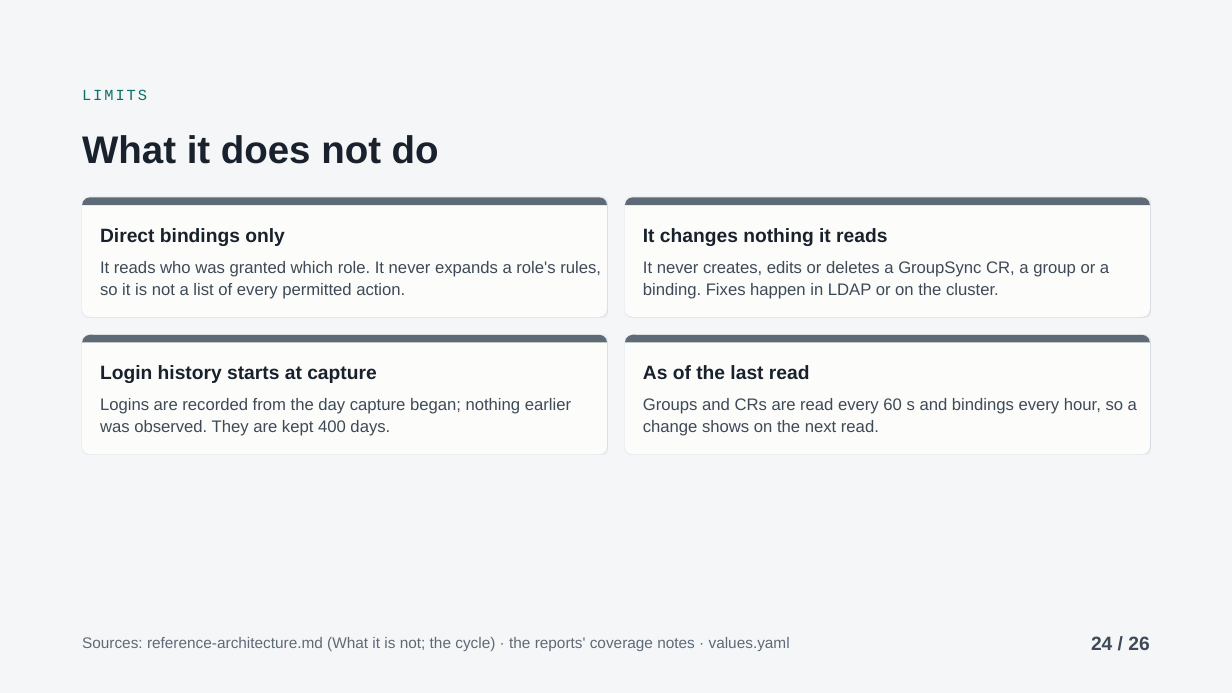
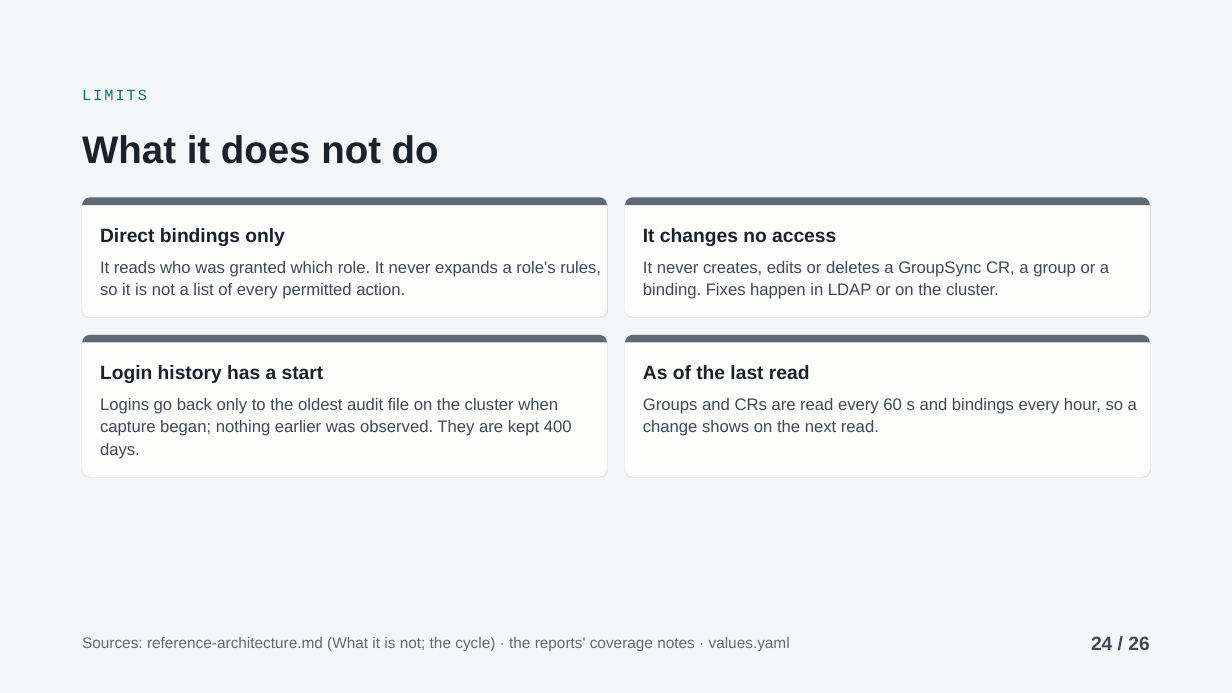
Before and after one commit to ephico2real2/group-sync-dashboard, a slide deck: slide 24 of docs/presentations/access-tracking-intro/deck.pptx. Drawn at 1232x693 pixels with LibreOffice and Linux fonts; fonts in the diff are those of the drawing. Boxes give left, top, right and bottom in pixels: in the first picture for what was removed or moved away, otherwise in the second. Text is boxed around its words. In the diff, an @@ line names an element or a change of style, - is before the commit and + after.

```diff
--- a/docs/presentations/access-tracking-intro/deck.pptx
+++ b/docs/presentations/access-tracking-intro/deck.pptx
@@ text at (643,228,836,246): text changed @@
-It changes nothing it reads
+It changes no access
@@ rounded rectangle: place and size @@
-rounded rectangle at (82,335,607,454)
+rounded rectangle at (82,335,607,477)
@@ rounded rectangle at (82,335,607,477): proportions changed @@
@@ freeform shape: place and size @@
-freeform shape at (82,335,607,454)
+freeform shape at (82,335,607,477)
@@ rounded rectangle at (625,335,1150,477): proportions changed @@
@@ rounded rectangle: place and size @@
-rounded rectangle at (625,335,1150,454)
+rounded rectangle at (625,335,1150,477)
@@ freeform shape: place and size @@
-freeform shape at (625,335,1150,454)
+freeform shape at (625,335,1150,477)
@@ text at (100,365,324,383): text changed @@
-Login history starts at capture
+Login history has a start
@@ text at (100,398,572,459): text changed @@
-Logins are recorded from the day capture began; nothing earlier was observed. They are kept 400 days.
+Logins go back only to the oldest audit file on the cluster when capture began; nothing earlier was observed. They are kept 400 days.
```
Also in this commit, not shown: 5 other slides changed, 3 other files.
